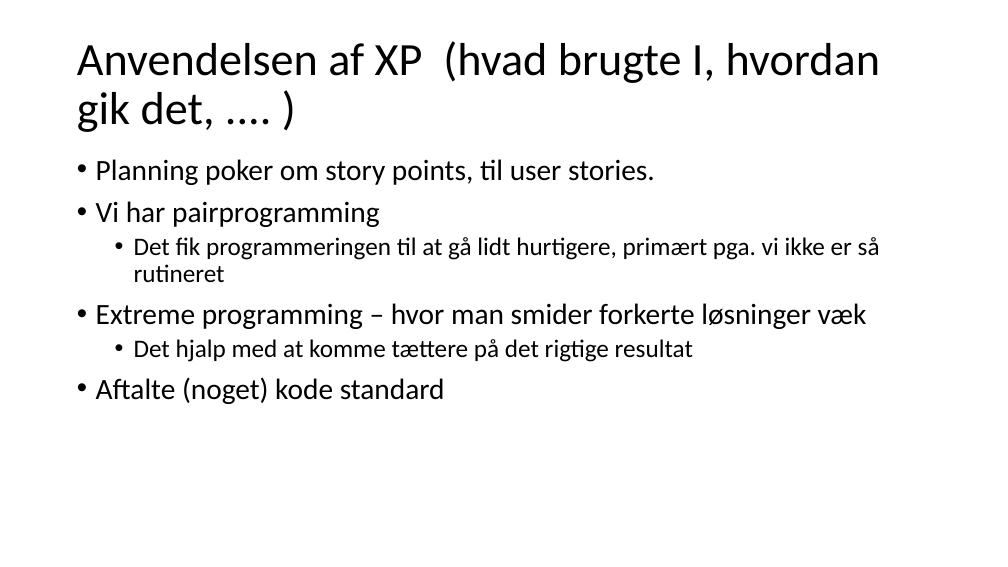
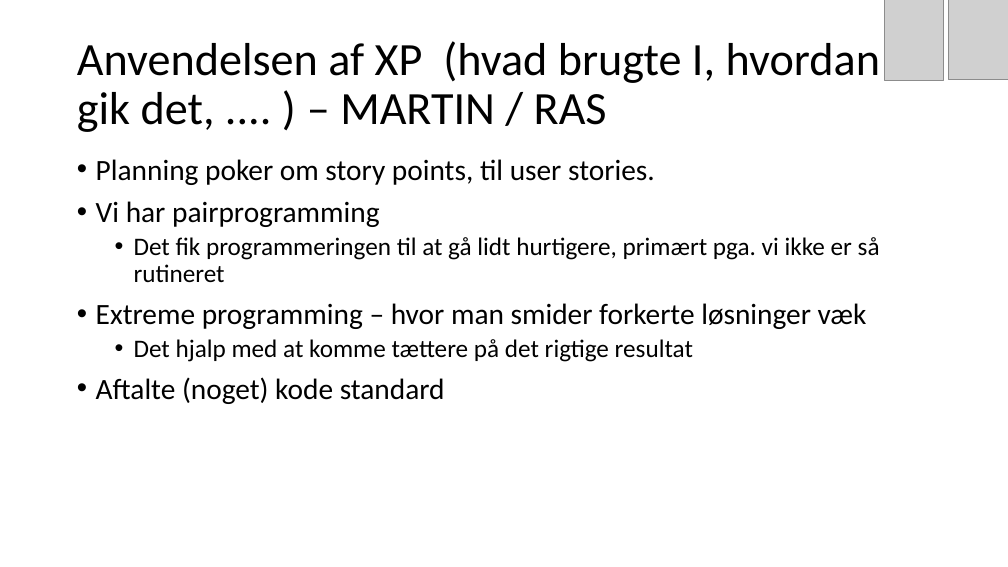
Before and after one commit to mart56p7/kino, a slide deck: slide 10 of powerpoint.pptx. Drawn at 1008x567 pixels with LibreOffice and Linux fonts; fonts in the diff are those of the drawing; grey boxes stand for pictures. Boxes give left, top, right and bottom in pixels: in the first picture for what was removed or moved away, otherwise in the second. Text is boxed around its words. In the diff, an @@ line names an element or a change of style, - is before the commit and + after.

```diff
--- a/powerpoint.pptx
+++ b/powerpoint.pptx
@@ picture added at [885, 0, 944, 81] @@
@@ picture added at [949, 0, 1008, 79] @@
@@ title at [77, 41, 881, 132]: text changed @@
-Anvendelsen af XP (hvad brugte I, hvordan gik det, .... )
+Anvendelsen af XP (hvad brugte I, hvordan gik det, .... ) – MARTIN / RAS
```
Also in this commit, not shown: 9 other slides changed, 15 other files.
